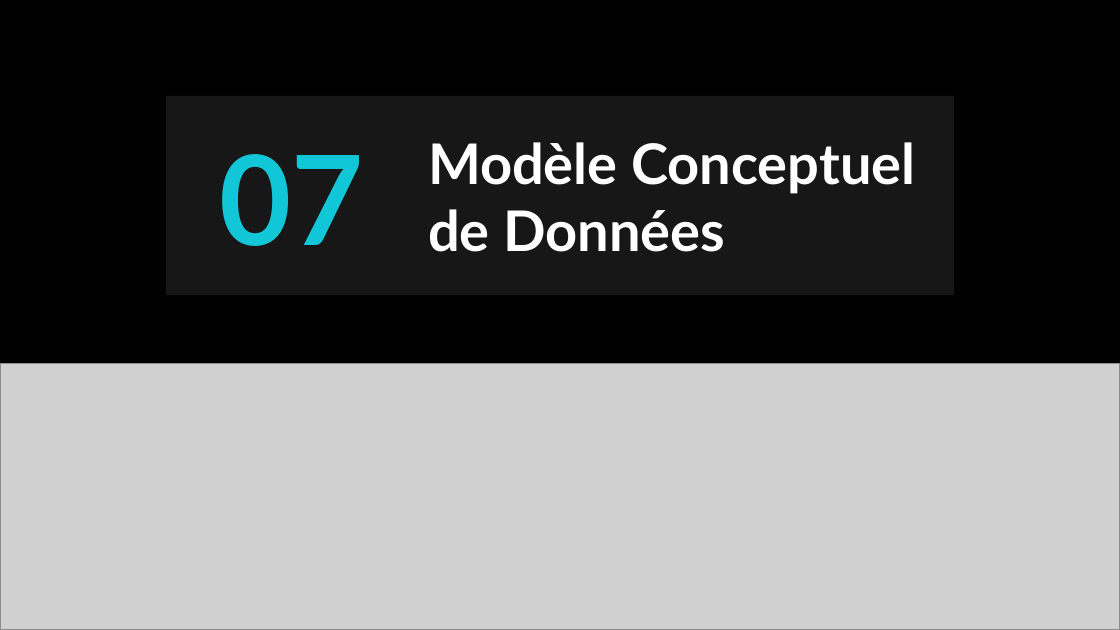
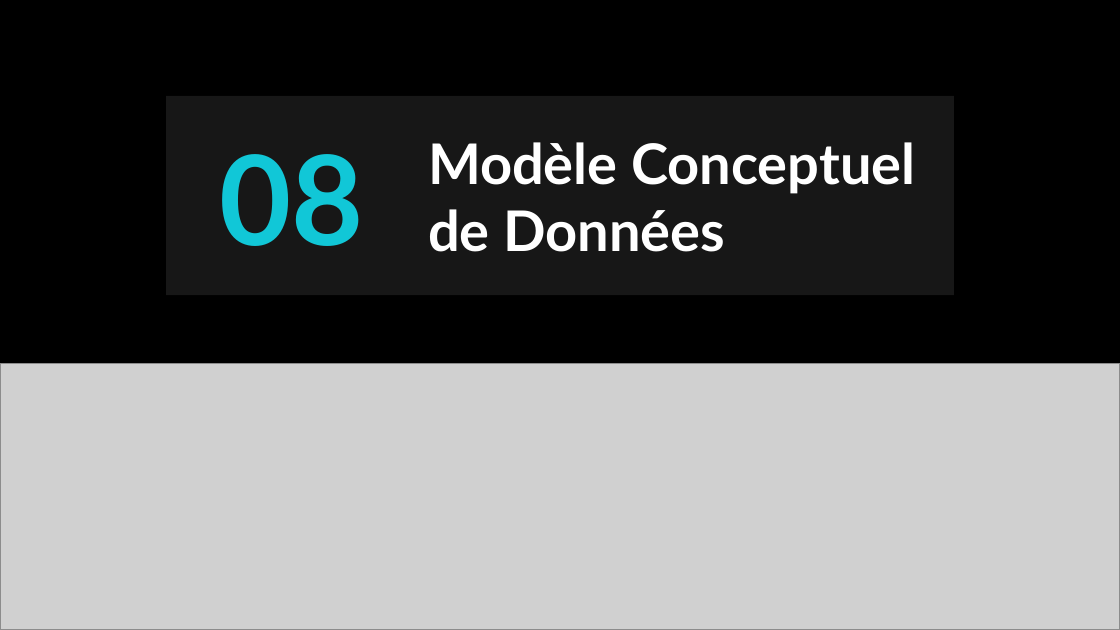
Before and after one commit to LeducJean/ProjetDMX, a slide deck: slide 18 of documentation/Powerpoint projet DMX.pptx (slide 16 before the commit). Drawn at 1120x630 pixels with LibreOffice and Linux fonts; fonts in the diff are those of the drawing; grey boxes stand for pictures; background and template pictures are left out. Boxes give left, top, right and bottom in pixels: in the first picture for what was removed or moved away, otherwise in the second. Text is boxed around its words. In the diff, an @@ line names an element or a change of style, - is before the commit and + after.

```diff
--- a/documentation/Powerpoint projet DMX.pptx
+++ b/documentation/Powerpoint projet DMX.pptx
@@ title at [219, 154, 363, 246]: text changed @@
-07
+08
```
Also in this commit, not shown: 6 other slides changed, 2 slides added, 1 other file.
